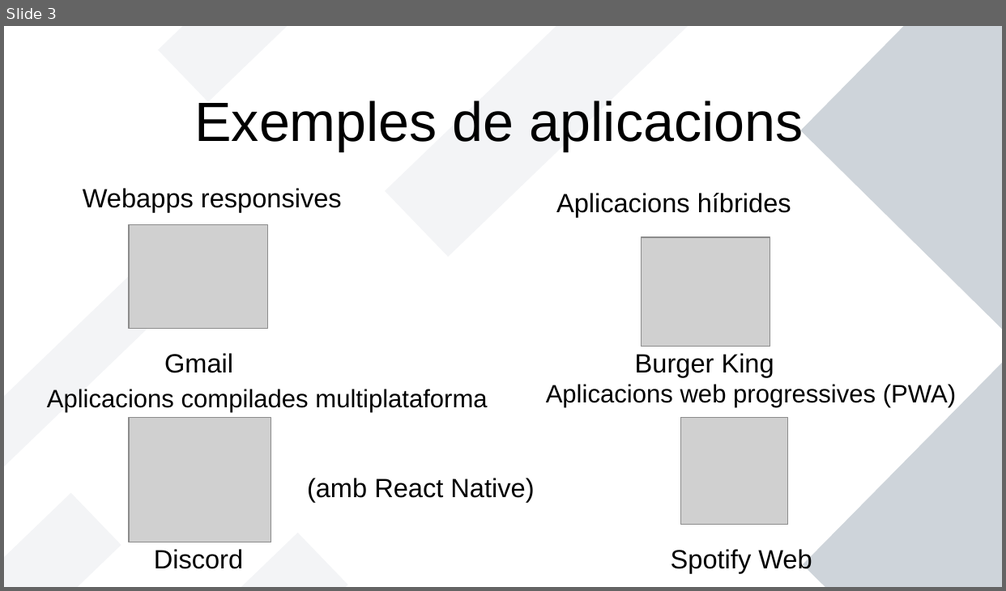
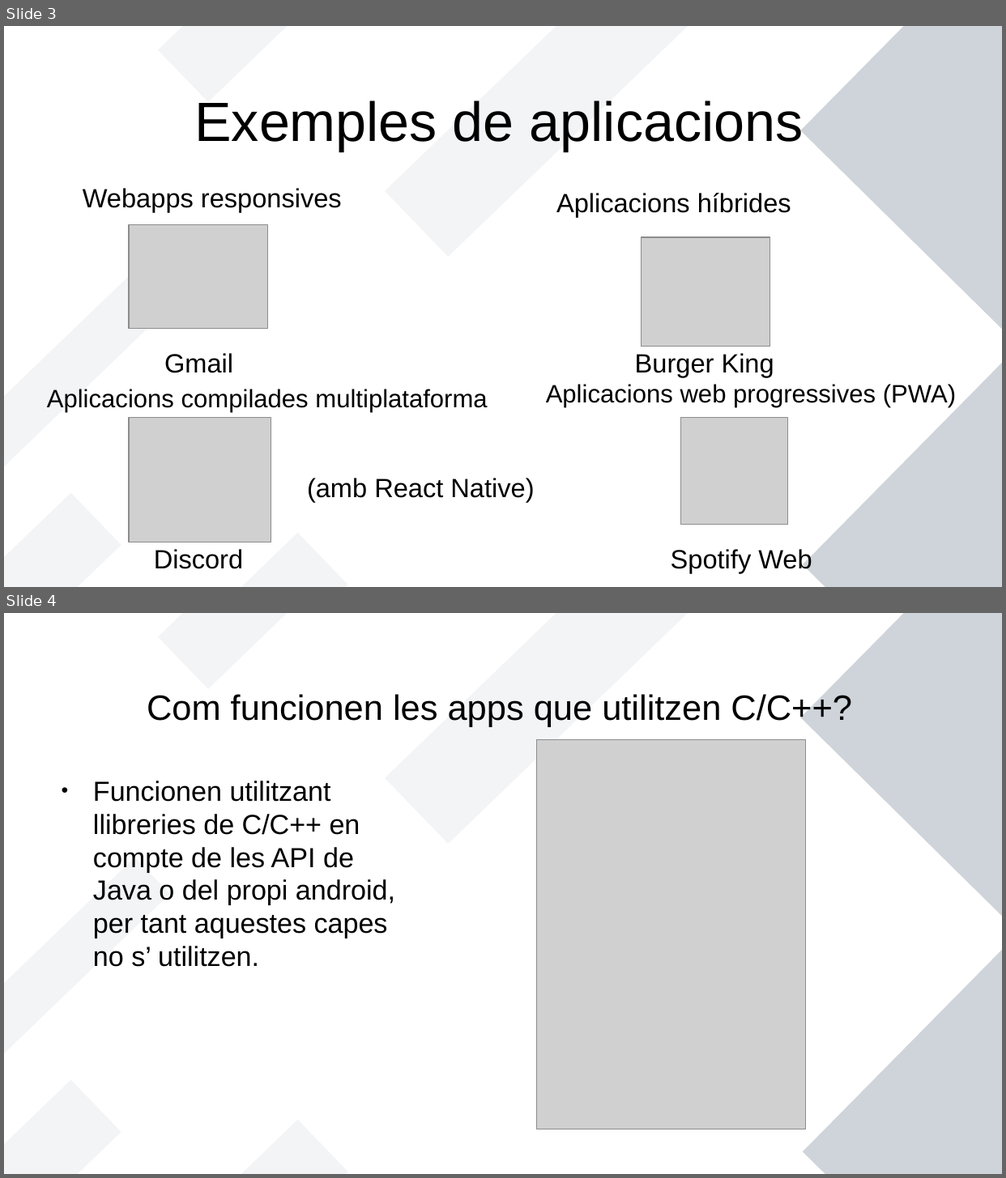
Before and after one commit to Paguita999/JonathanGuillem, a slide deck: Tecnologies de desenvolupament.odp. Shown one above the other, each under a label of ours: slide 3 before the commit, slides 3 and 4 after it. The pictures are 1006x591 and 1006x1178 pixels, drawn with LibreOffice and Linux fonts; fonts in the diff are those of the drawing; grey boxes stand for pictures. Boxes give left, top, right and bottom in pixels: in the first picture for what was removed or moved away, otherwise in the second. Text is boxed around its words. In the diff, an @@ line names an element or a change of style, - is before the commit and + after.

```diff
--- a/Tecnologies de desenvolupament.odp
+++ b/Tecnologies de desenvolupament.odp
@@ slide 4 added at (4,613,1002,1174), background #FFFFFF; not listed: 7 template elements that a slide beside it also shows @@
@@ title added at (147,692,852,727), 28 pt, text #000000 @@
+Com funcionen les apps que utilitzen C/C++?
@@ picture added at (536,740,805,1130) @@
@@ text added at (93,781,395,967), 22 pt, text #000000 @@
+● Funcionen utilitzant llibreries de C/C++ en compte de les API de Java o del propi android, per tant aquestes capes no s’ utilitzen.
```
Also in this commit, not shown: 1 other slide added, 1 other file.
